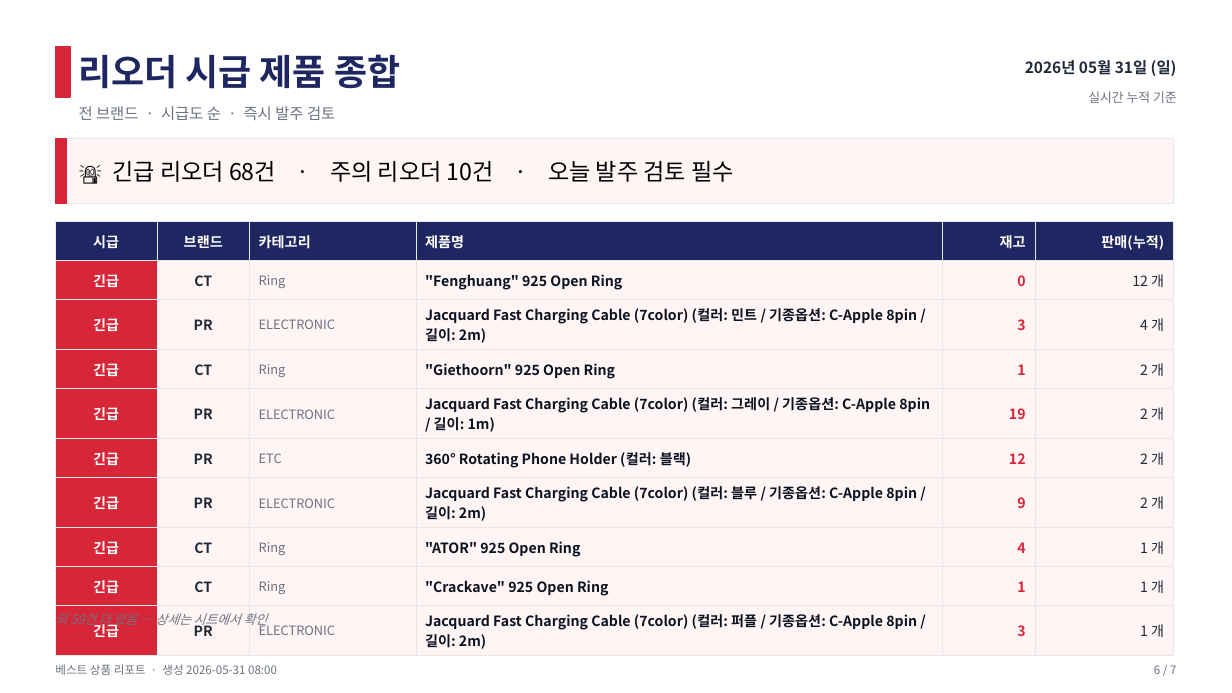
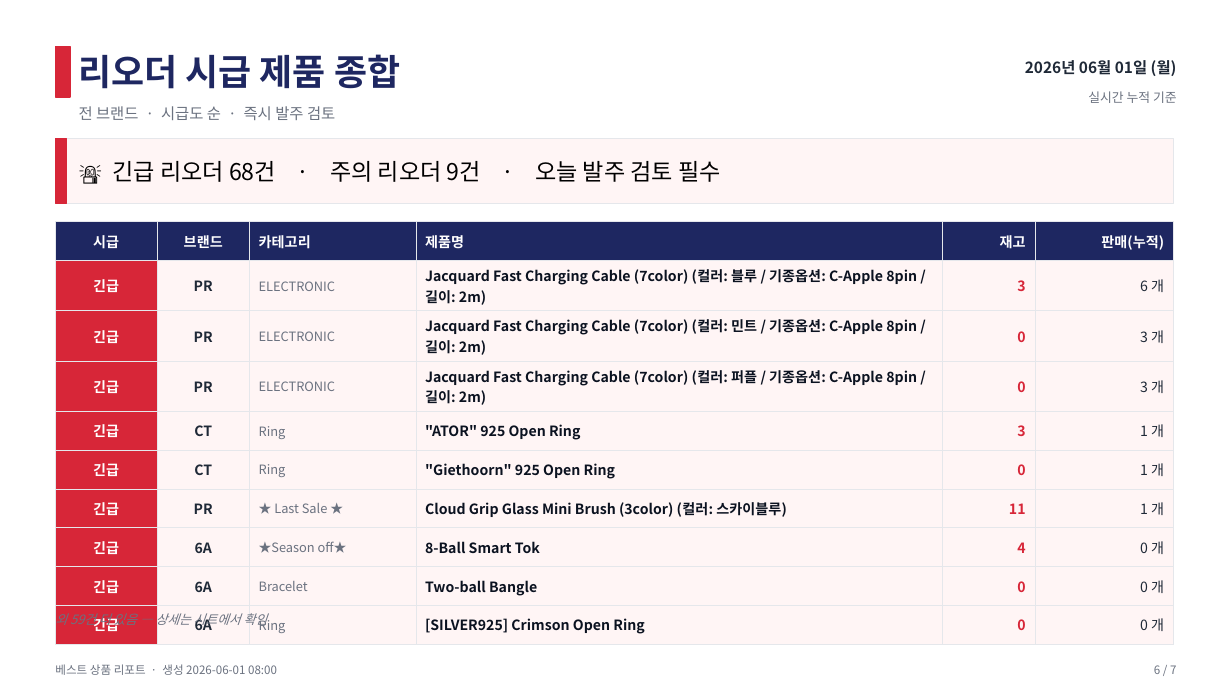
Before and after one commit to j65209/Brightbeed, a slide deck: slide 6 of data/sales-report.pptx. Drawn at 1232x693 pixels with LibreOffice and Linux fonts; fonts in the diff are those of the drawing. Boxes give left, top, right and bottom in pixels: in the first picture for what was removed or moved away, otherwise in the second. Text is boxed around its words. In the diff, an @@ line names an element or a change of style, - is before the commit and + after.

```diff
--- a/data/sales-report.pptx
+++ b/data/sales-report.pptx
@@ text at bbox=[1025, 60, 1177, 76]: text changed @@
-2026년 05월 31일 (일)
+2026년 06월 01일 (월)
@@ text at bbox=[112, 161, 721, 182]: text changed @@
-🚨 긴급 리오더 68건 · 주의 리오더 10건 · 오늘 발주 검토 필수
+🚨 긴급 리오더 68건 · 주의 리오더 9건 · 오늘 발주 검토 필수
@@ table at bbox=[55, 222, 1174, 638] @@
-row 2: 긴급 | CT | Ring | "Fenghuang" 925 Open Ring | 0 | 12 개
+row 2: 긴급 | PR | ELECTRONIC | Jacquard Fast Charging Cable (7color) (컬러: 블루 / 기종옵션: C-Apple 8pin / 길이: 2m) | 3 | 6 개
-row 3, column 5: 3
+row 3, column 5: 0
-row 3, column 6: 4 개
+row 3, column 6: 3 개
-row 4: 긴급 | CT | Ring | "Giethoorn" 925 Open Ring | 1 | 2 개
+row 4: 긴급 | PR | ELECTRONIC | Jacquard Fast Charging Cable (7color) (컬러: 퍼플 / 기종옵션: C-Apple 8pin / 길이: 2m) | 0 | 3 개
-row 5: 긴급 | PR | ELECTRONIC | Jacquard Fast Charging Cable (7color) (컬러: 그레이 / 기종옵션: C-Apple 8pin / 길이: 1m) | 19 | 2 개
+row 5: 긴급 | CT | Ring | "ATOR" 925 Open Ring | 3 | 1 개
-row 6: 긴급 | PR | ETC | 360° Rotating Phone Holder (컬러: 블랙) | 12 | 2 개
+row 6: 긴급 | CT | Ring | "Giethoorn" 925 Open Ring | 0 | 1 개
-row 7: 긴급 | PR | ELECTRONIC | Jacquard Fast Charging Cable (7color) (컬러: 블루 / 기종옵션: C-Apple 8pin / 길이: 2m) | 9 | 2 개
+row 7: 긴급 | PR | ★ Last Sale ★ | Cloud Grip Glass Mini Brush (3color) (컬러: 스카이블루) | 11 | 1 개
-row 8: 긴급 | CT | Ring | "ATOR" 925 Open Ring | 4 | 1 개
+row 8: 긴급 | 6A | ★Season off★ | 8-Ball Smart Tok | 4 | 0 개
-row 9: 긴급 | CT | Ring | "Crackave" 925 Open Ring | 1 | 1 개
+row 9: 긴급 | 6A | Bracelet | Two-ball Bangle | 0 | 0 개
-row 10: 긴급 | PR | ELECTRONIC | Jacquard Fast Charging Cable (7color) (컬러: 퍼플 / 기종옵션: C-Apple 8pin / 길이: 2m) | 3 | 1 개
+row 10: 긴급 | 6A | Ring | [SILVER925] Crimson Open Ring | 0 | 0 개
@@ text at bbox=[55, 664, 277, 675]: text changed @@
-베스트 상품 리포트 · 생성 2026-05-31 08:00
+베스트 상품 리포트 · 생성 2026-06-01 08:00
```
Also in this commit, not shown: 6 other slides changed.
